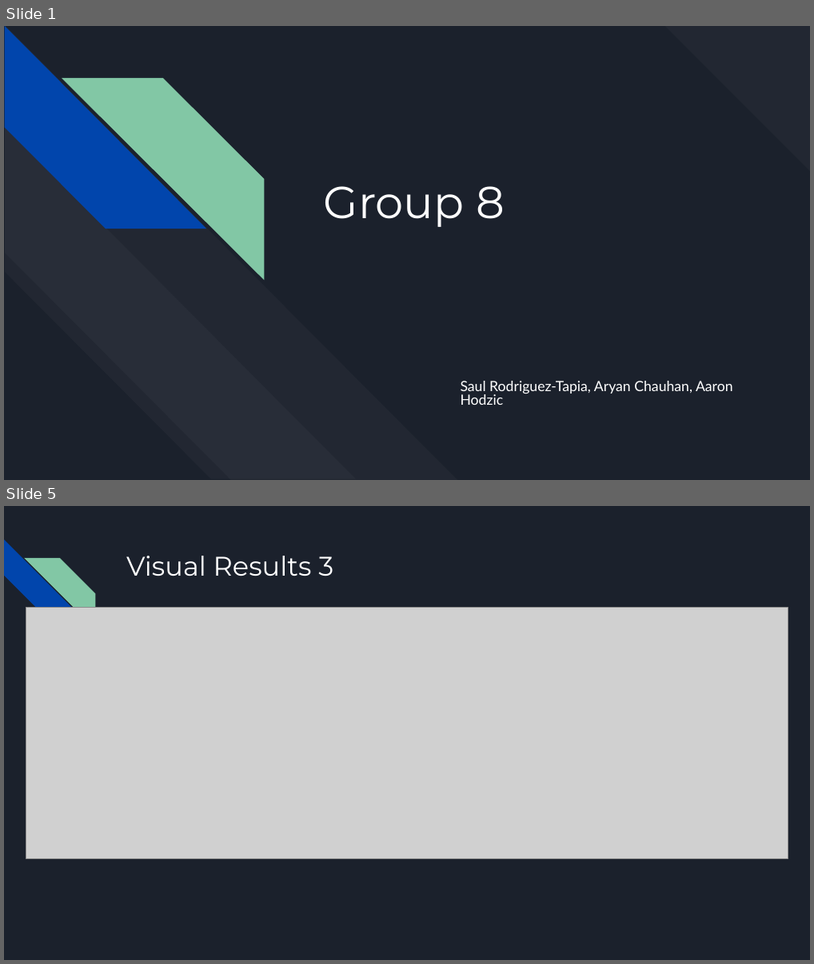
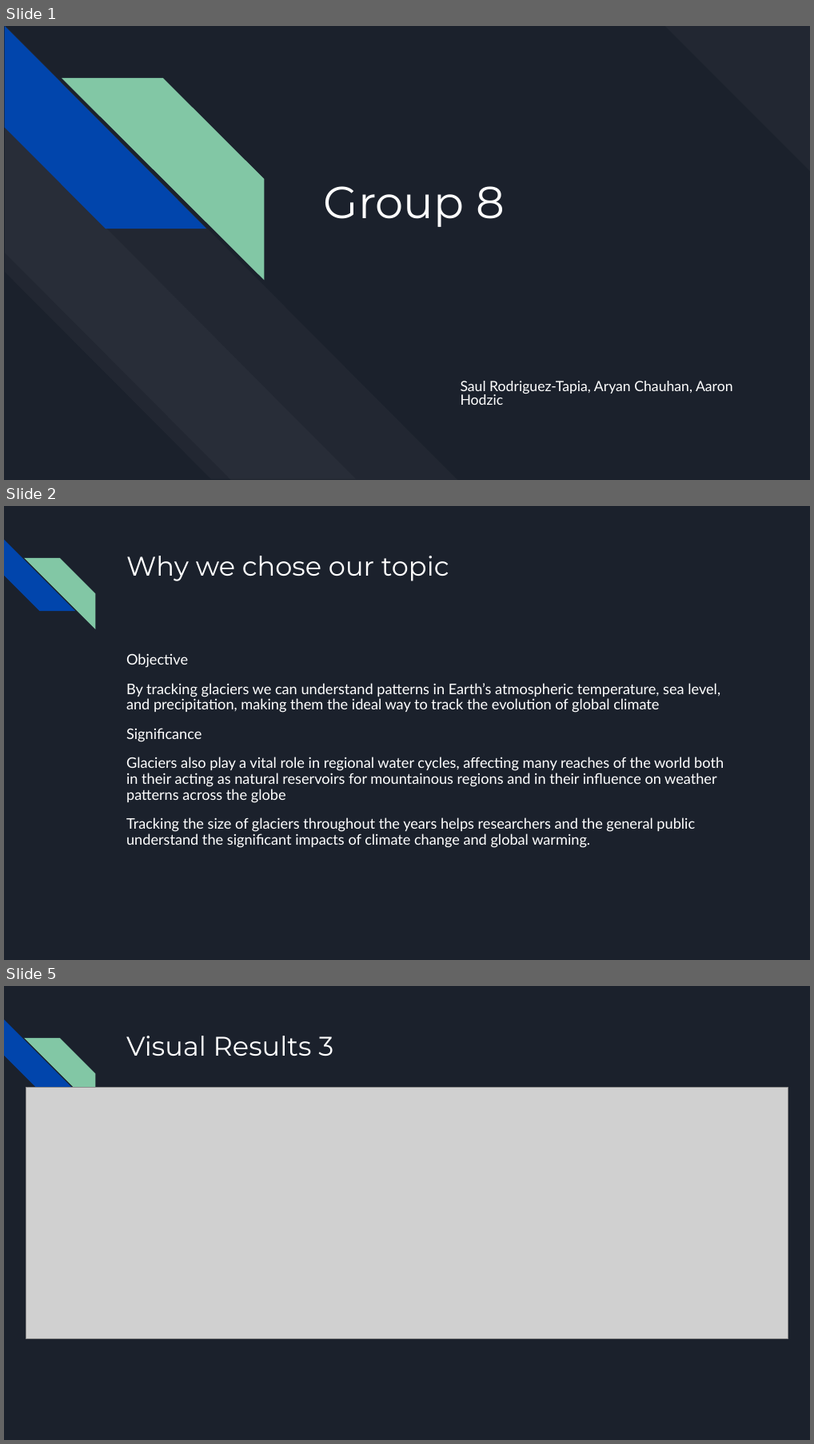
Before and after one commit to VodkaNoodles/CS445-GROUP8, a slide deck: CS445 SLIDES.pptx. Shown one above the other, each under a label of ours: slides 1 and 5 before the commit, slides 1, 2 and 5 after it; the slides between them are not shown. The pictures are 814x964 and 814x1444 pixels, drawn with LibreOffice and Linux fonts; fonts in the diff are those of the drawing; grey boxes stand for pictures. Boxes give left, top, right and bottom in pixels: in the first picture for what was removed or moved away, otherwise in the second. Text is boxed around its words. In the diff, an @@ line names an element or a change of style, - is before the commit and + after.

```diff
--- a/CS445 SLIDES.pptx
+++ b/CS445 SLIDES.pptx
@@ slide 2 added at [4, 506, 810, 960], background #1B212C; not listed: 2 template elements that a slide beside it also shows @@
@@ title added at [126, 556, 450, 581], 24 pt, text #FFFFFF @@
+Why we chose our topic
@@ text added at [126, 653, 724, 848], 13 pt, text #FFFFFF @@
+Objective
+By tracking glaciers we can understand patterns in Earth’s atmospheric temperature, sea level, and precipitation, making them the ideal way to track the evolution of global climate
+Significance
+Glaciers also play a vital role in regional water cycles, affecting many reaches of the world both in their acting as natural reservoirs for mountainous regions and in their influence on weather patterns across the globe
+Tracking the size of glaciers throughout the years helps researchers and the general public understand the significant impacts of climate change and global warming.
```
Also in this commit, not shown: 5 slides changed, 3 other slides added, 4 slides removed, 3 other files.
